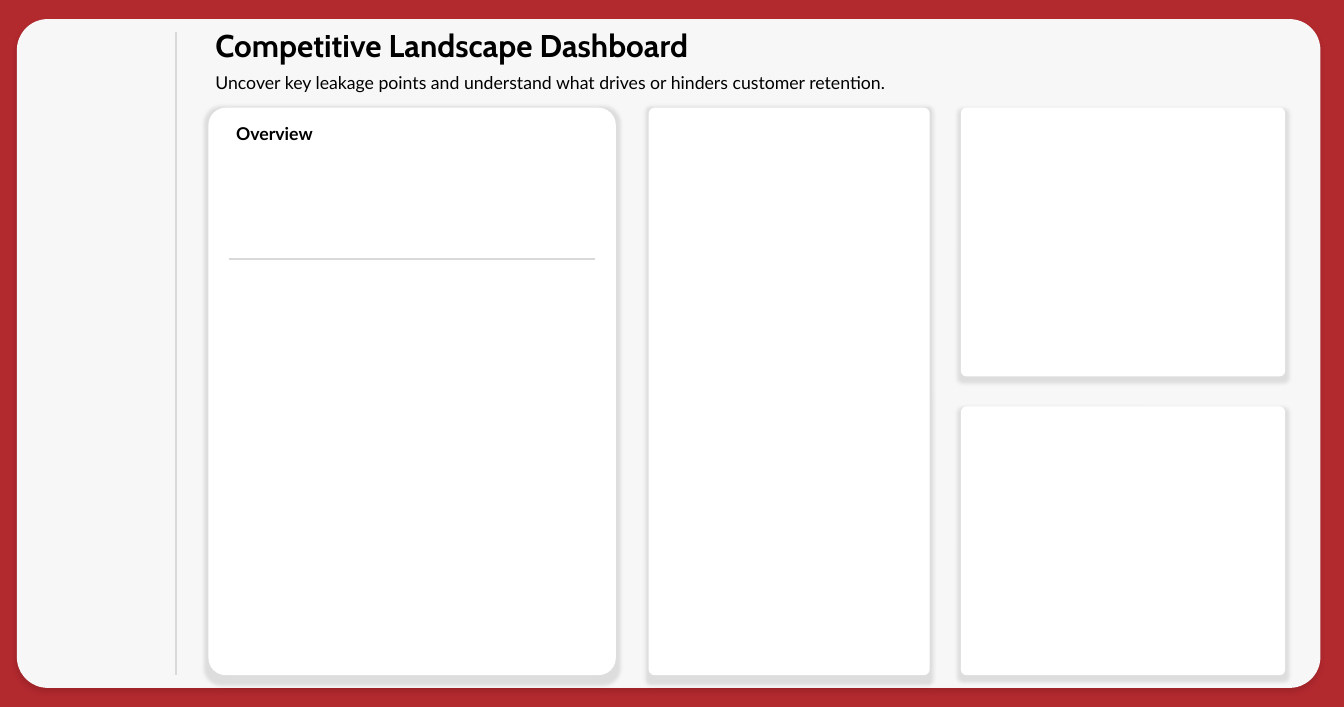
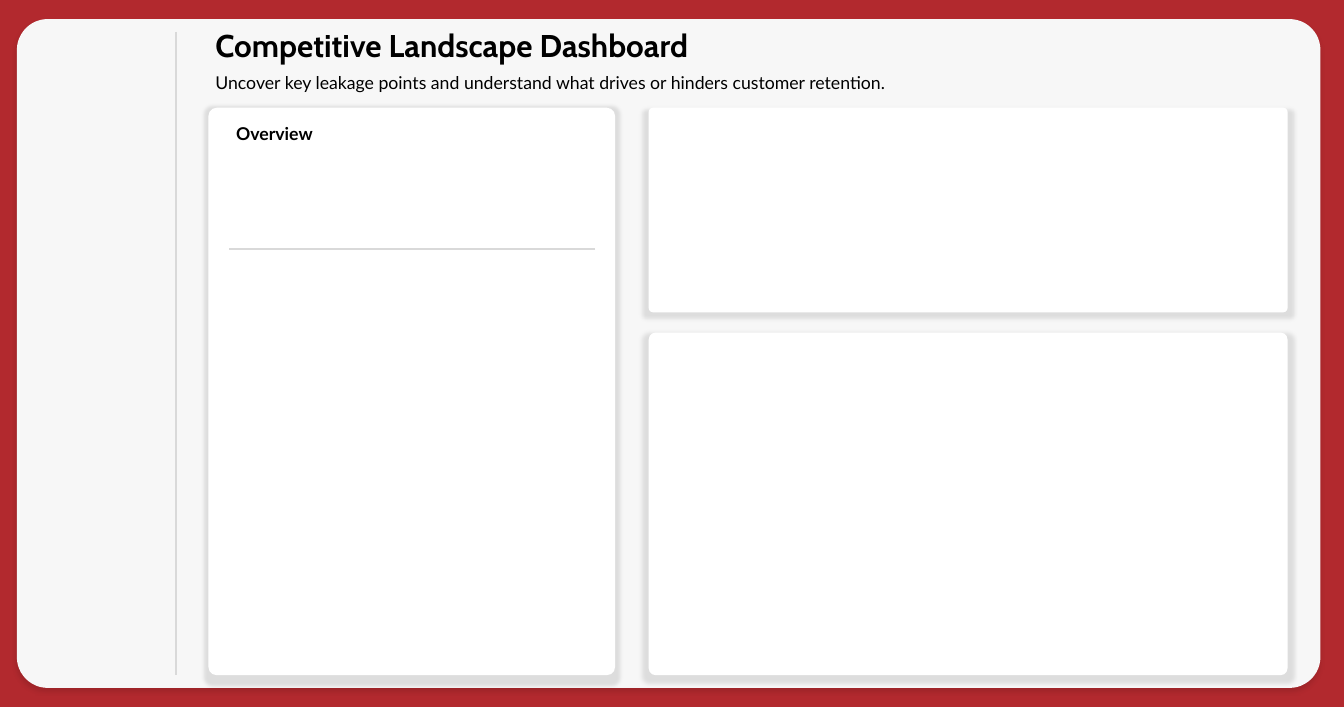
Before and after one commit to Truong2003-tqd/Highlands-Customer-Analysis, a slide deck: slide 2 of Power BI Report/Dashboard Layout.pptx. Drawn at 1344x707 pixels with LibreOffice and Linux fonts; fonts in the diff are those of the drawing. Boxes give left, top, right and bottom in pixels: in the first picture for what was removed or moved away, otherwise in the second. Text is boxed around its words. In the diff, an @@ line names an element or a change of style, - is before the commit and + after.

```diff
--- a/Power BI Report/Dashboard Layout.pptx
+++ b/Power BI Report/Dashboard Layout.pptx
@@ rounded rectangle at [209,108,615,676]: proportions changed @@
@@ rounded rectangle: place and size @@
-rounded rectangle at [649,108,929,676]
+rounded rectangle at [649,108,1287,312]
@@ rounded rectangle removed at [961,108,1285,376] @@
@@ line moved from (595, 260) - (229, 260) to (595, 250) - (229, 250) @@
@@ rounded rectangle: place and size @@
-rounded rectangle at [961,407,1285,676]
+rounded rectangle at [649,332,1287,676]
```
Also in this commit, not shown: 4 other files.
